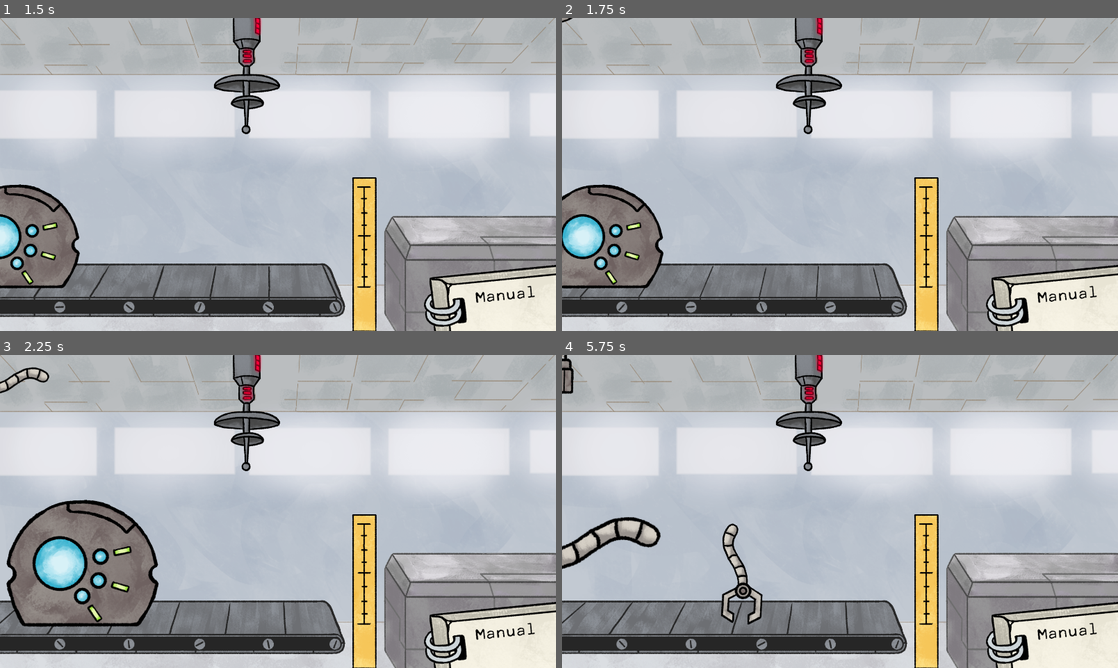
Above: before the commit, frames 1-4 (two rows, left to right).
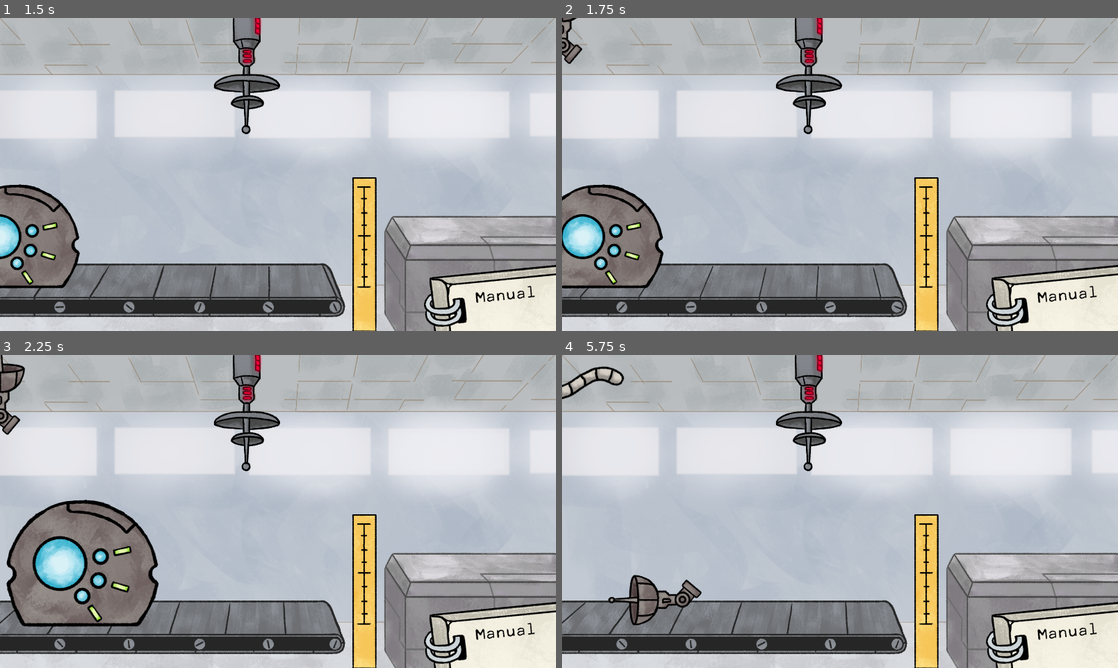
Above: after the commit, the same moments.

Repository: saadjiqbal/tip-the-scales
Game: Godot game, scene res://scenes/game.tscn
Same seed, same stepped clock (60 frames per second), same inputs: the game is played once before the commit and once after it. The project has no main scene, so this scene is started directly.
Inputs (mouse positions are in pixels of both pictures, inside the frame that each line leads up to):
- Up to frame 1 (1.5 s): tap Enter (ui_accept) at 0.5, 0.77 s; move the mouse to (400, 158) at 0.52 s; press the mouse at (400, 158) at 0.53 s; move the mouse to (166, 190) at 1.27 s; release the mouse at (166, 190) at 1.28 s; right-click (166, 190) at 1.35 s; click (166, 190) at 1.42 s
- Up to frame 2 (1.75 s): tap Enter (ui_accept) at 1.52 s
- Up to frame 3 (2.25 s): move the mouse to (61, 574) at 2.02 s; press the mouse at (61, 574) at 2.03 s
- Up to frame 4 (5.75 s): move the mouse to (562, 473) at 2.77 s; release the mouse at (562, 473) at 2.78 s; right-click (562, 473) at 2.85 s; click (562, 473) at 2.92 s; tap Enter (ui_accept) at 3.02, 3.77, 4.52 s; move the mouse to (1006, 558) at 3.52 s; press the mouse at (1006, 558) at 3.53 s; move the mouse to (673, 464) at 4.27 s; release the mouse at (673, 464) at 4.28 s; right-click (673, 464) at 4.35 s; click (673, 464) at 4.42 s; move the mouse to (562, 389) at 5.02 s; press the mouse at (562, 389) at 5.03 s

Frame 1 is identical in both runs. In frame 2, 0.3% of the frame differs, in the area x 0-4%, y 0-15%; in frame 3, 0.8%; in frame 4, 3.7%, in the area x 0-37%, y 0-87%.

Commit message:
Added satelite part

Diff:
--- /dev/null
+++ b/scenes/objects/satelite.tscn
@@ -0,0 +1,33 @@
+[gd_scene load_steps=6 format=3 uid="uid://dp237dhj67rcy"]
+
+[ext_resource type="Script" path="res://scripts/object_resize.gd" id="1_payfa"]
+[ext_resource type="Texture2D" uid="uid://bcma4tsjtf2oc" path="res://sprites/parts/satelite.png" id="2_n8ofh"]
+[ext_resource type="AudioStream" uid="uid://f1tduffby4tp" path="res://Audio/SFX/SFX_Ratchet.wav" id="3_7he5e"]
+
+[sub_resource type="RectangleShape2D" id="RectangleShape2D_xr6rg"]
+size = Vector2(170, 312)
+
+[sub_resource type="RectangleShape2D" id="RectangleShape2D_q7nt1"]
+size = Vector2(170, 313)
+
+[node name="satelite" type="RigidBody2D"]
+script = ExtResource("1_payfa")
+
+[node name="Sprite2D" type="Sprite2D" parent="."]
+texture = ExtResource("2_n8ofh")
+
+[node name="CollisionShape2D" type="CollisionShape2D" parent="."]
+position = Vector2(1, 1)
+shape = SubResource("RectangleShape2D_xr6rg")
+
+[node name="Area2D" type="Area2D" parent="."]
+
+[node name="CollisionShape2D" type="CollisionShape2D" parent="Area2D"]
+position = Vector2(1, 1.5)
+shape = SubResource("RectangleShape2D_q7nt1")
+
+[node name="AudioStreamPlayer" type="AudioStreamPlayer" parent="."]
+stream = ExtResource("3_7he5e")
+
+[connection signal="mouse_entered" from="Area2D" to="." method="_on_area_2d_mouse_entered"]
+[connection signal="mouse_exited" from="Area2D" to="." method="_on_area_2d_mouse_exited"]
--- a/scripts/game.gd
+++ b/scripts/game.gd
@@ -6,8 +6,9 @@
 var arm_0 = preload("res://scenes/objects/arm_0.tscn")
 var antenna_0 = preload("res://scenes/objects/antenna_0.tscn")
 var thruster_0 = preload("res://scenes/objects/thruster_0.tscn")
+var satelite = preload("res://scenes/objects/satelite.tscn")
 
-var robot_01_parts = [core_0, arm_0, arm_0, antenna_0, thruster_0]
+var robot_01_parts = [core_0, arm_0, satelite, antenna_0, thruster_0]
 
 var needs_parts : bool
 var robot_01_level : bool = true
Not shown: 1 places in scenes/game.tscn that only renumber resources
